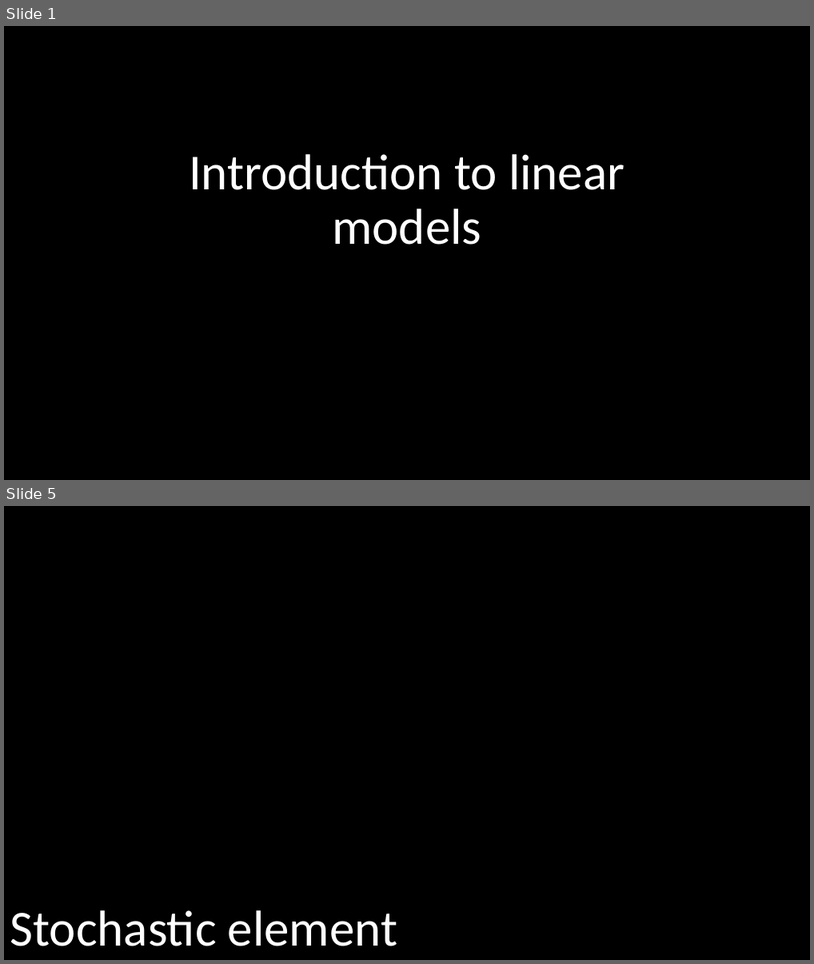
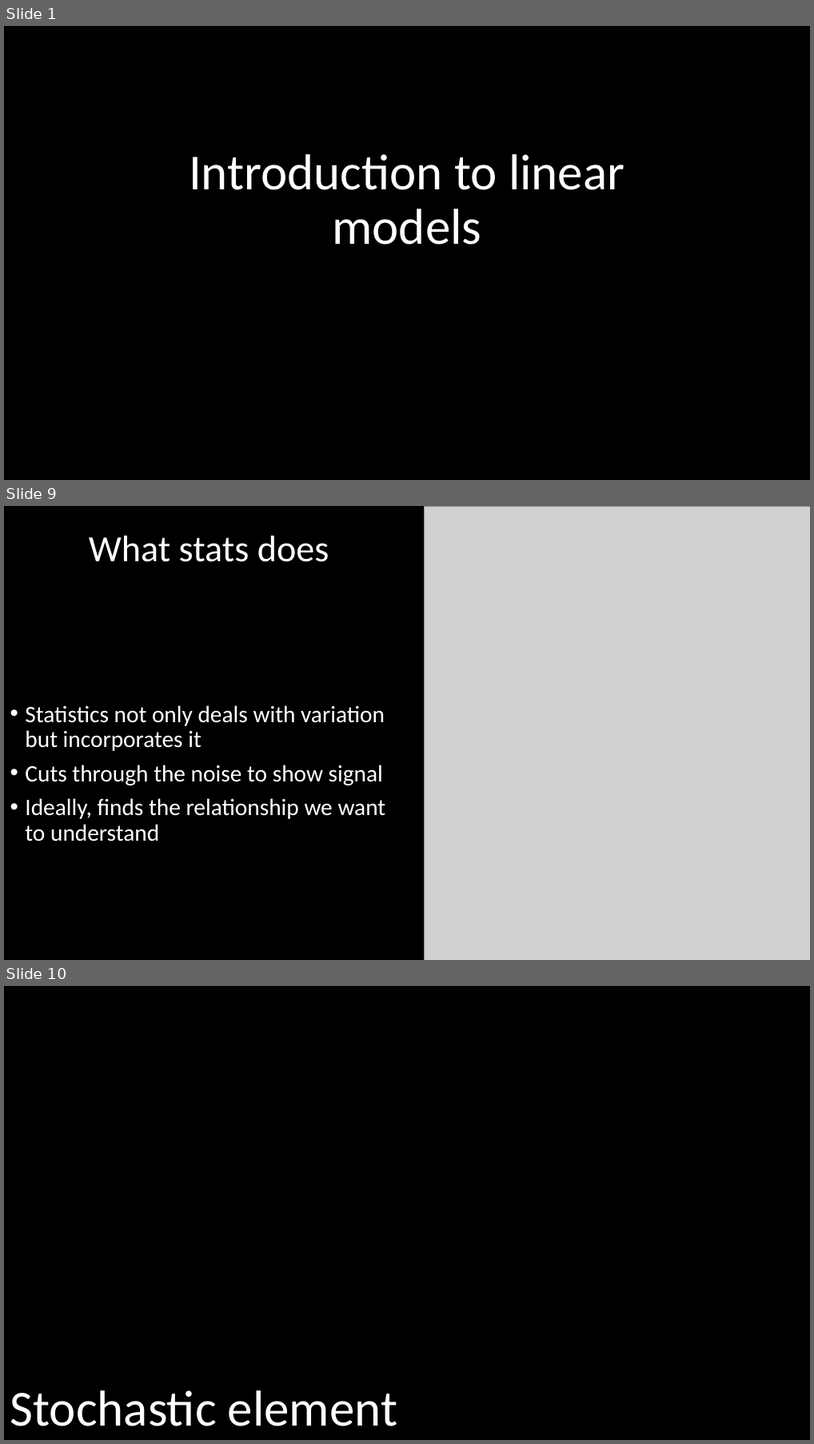
Before and after one commit to DeonRoos/stats-for-biologists, a slide deck: Lecture 2 - lm overview/Slides/Introduction to linear models.pptx. Shown one above the other, each under a label of ours: slides 1 and 5 before the commit, slides 1, 9 and 10 after it; the slides between them are not shown. The pictures are 814x964 and 814x1444 pixels, drawn with LibreOffice and Linux fonts; fonts in the diff are those of the drawing; grey boxes stand for pictures. Boxes give left, top, right and bottom in pixels: in the first picture for what was removed or moved away, otherwise in the second. Text is boxed around its words. In the diff, an @@ line names an element or a change of style, - is before the commit and + after.

```diff
--- a/Lecture 2 - lm overview/Slides/Introduction to linear models.pptx
+++ b/Lecture 2 - lm overview/Slides/Introduction to linear models.pptx
@@ slide 9 added at [4,506,810,960], background #000000 @@
@@ picture added at [425,506,810,960] @@
@@ title added at [89,536,330,562], 44 pt, text #FFFFFF @@
+What stats does
@@ text added at [25,705,386,841], 28 pt, text #FFFFFF @@
+• Statistics not only deals with variation but incorporates it
+• Cuts through the noise to show signal
+• Ideally, finds the relationship we want to understand
@@ what was slide 5 is now slide 10 @@
```
Also in this commit, not shown: 3 slides changed, 11 other slides added, 5 slides removed, 12 other files.
